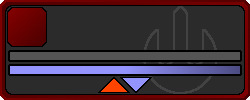
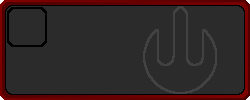
Before/after of a w=250, h=100 layered artwork. What changed in the layer stack:
hid "Layer #5" over (98, 77, 152, 93)
hid "Layer #4" over (8, 50, 242, 76)
hid "Layer #2" over (8, 8, 46, 46)
